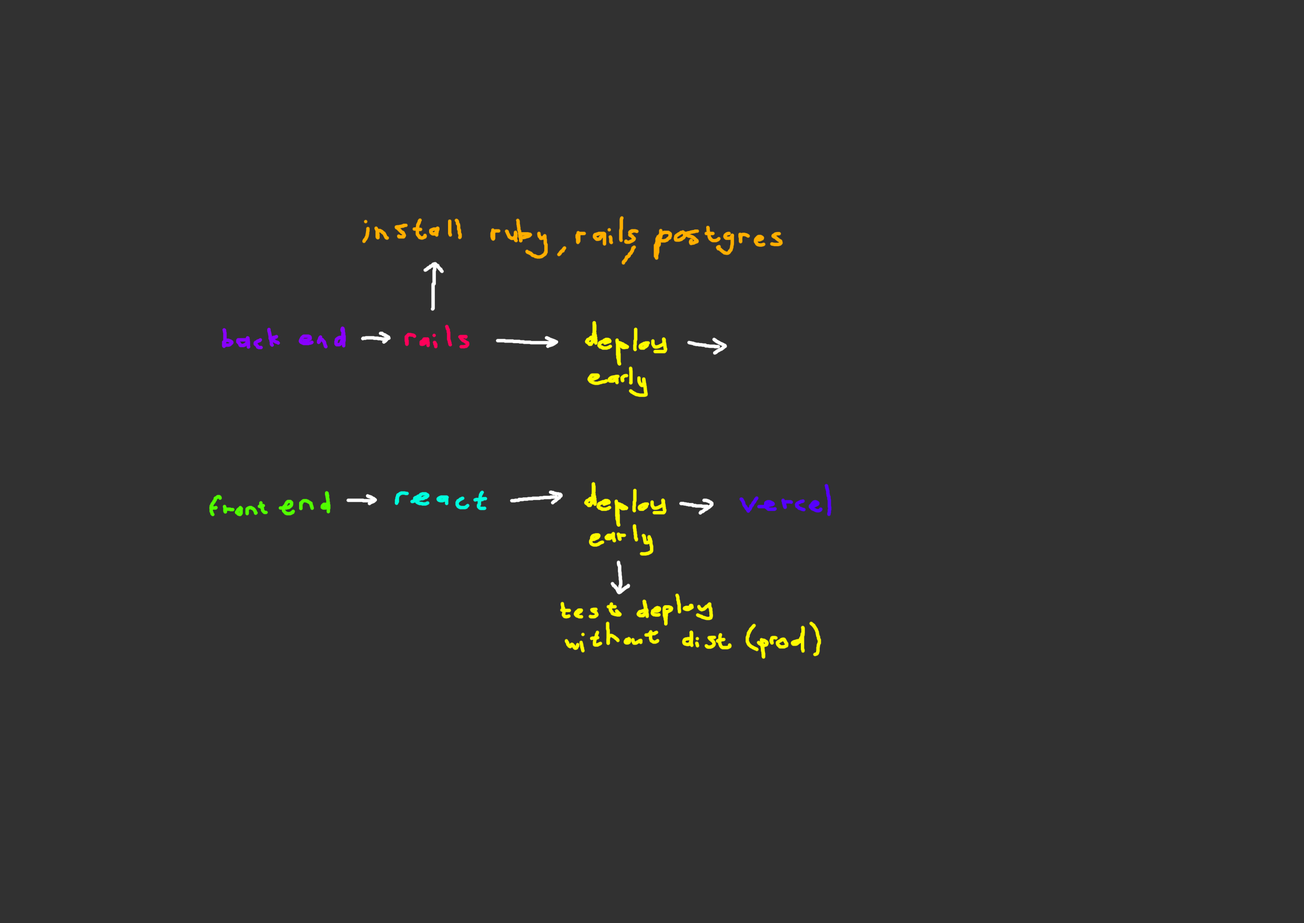
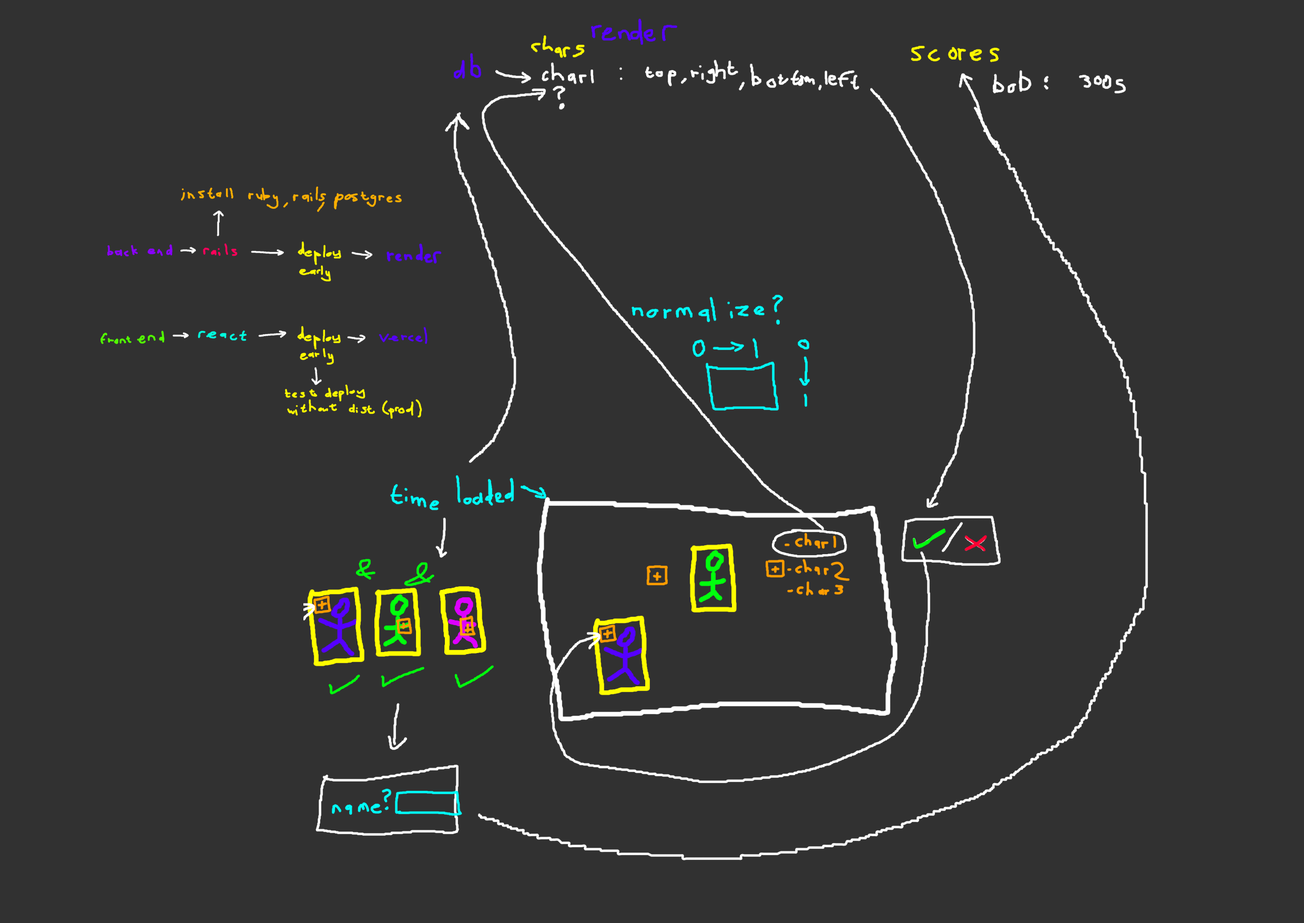
The second 1304 x 923 image is a revision of the first. Changes to its layers:
painted on "Paint Layer 1" over <box>100,18,1149,860</box>
